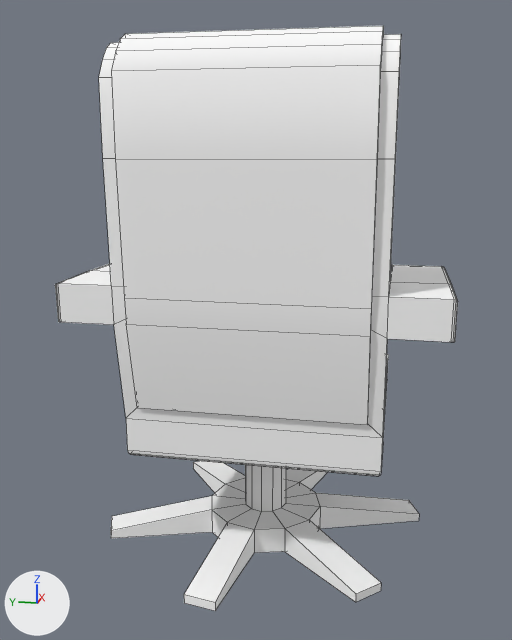
Two versions of the FBX model Deltion_Y2P4/Assets/Models/Chair/Ob_Chair.FBX, one commit apart.
The view is the same before and after, from a 50 mm lens placed at (-5.51, 3.86, 1.88), pointed at (-2.32, 4.5, 1.09). The axes (+X, +Y, +Z) are drawn at lower left. The lights are the same throughout. Mesh edges are drawn as thin lines. Where no turn or scale is listed for an object, it has been applied to the vertices.

Script lines for the objects in view, before the commit:
```python
me_mesh = bpy.data.meshes.new('Mesh')
me_mesh.from_pydata(...)  # 260 vertices, 265 faces; spans x -0.66..0.66, y -0.77..0.77, z -0.57..1.11
me_mesh.materials.append(mat_chair)  # white #ffffff
me_mesh_001 = bpy.data.meshes.new('Mesh.001')
me_mesh_001.from_pydata(...)  # 96 vertices, 93 faces; spans x -0.74..0.74, y -0.76..0.76, z -0.57..0.0
me_mesh_001.materials.append(mat_chair_holder)  # white #ffffff
ob_chair = bpy.data.objects.new('Chair', me_mesh)
ob_chair.location = (-2.348, 4.415, 1.175)
ob_chair_holder = bpy.data.objects.new('Chair Holder', me_mesh_001)
ob_chair_holder.location = (-2.294, 4.454, 0.601)
```
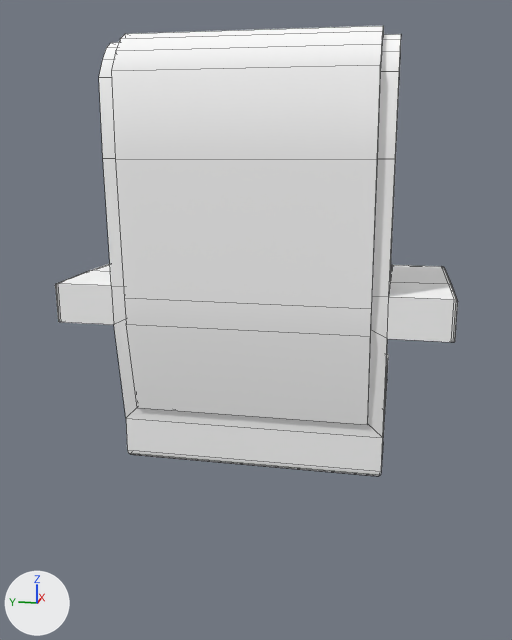
The newer file is also turned or shifted as a whole; pictures and numbers use the older file's frame.

The edits, one by one:
Object 'Chair Holder' (ob_chair_holder) is deleted.

Where the change shows, as pixel boxes (x1, y1, x2, y2) in the pictures (512 x 640 px):
'Chair Holder', deleted: before (111, 461, 419, 611)
